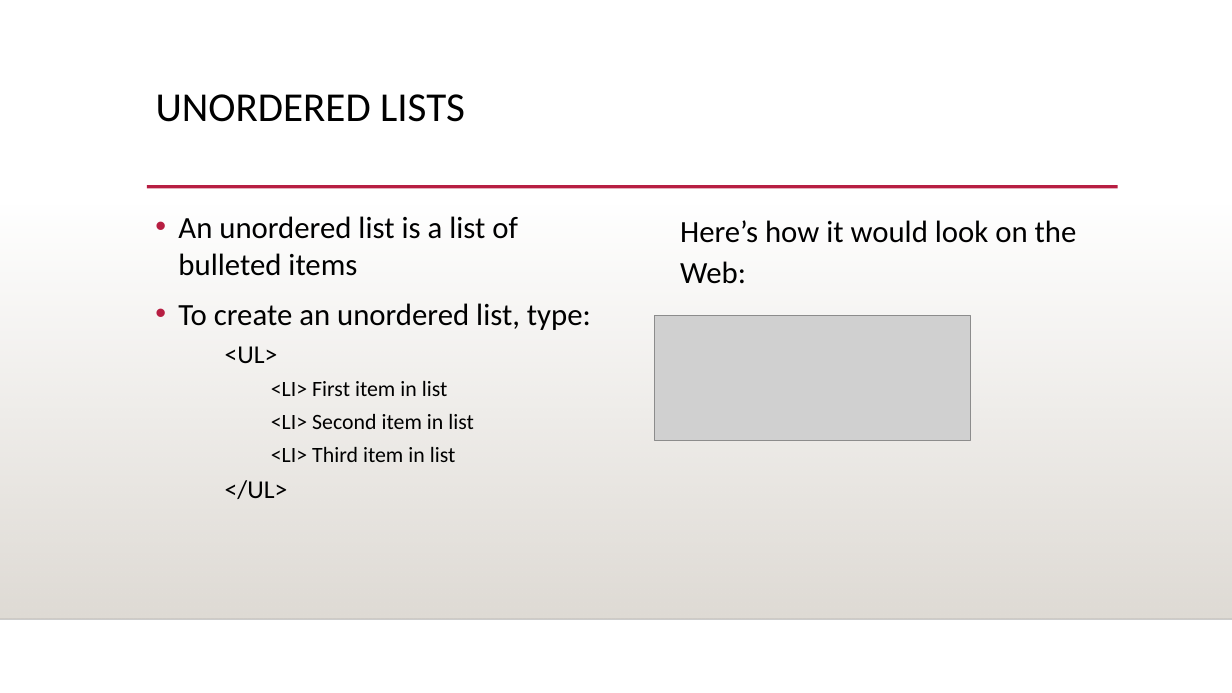
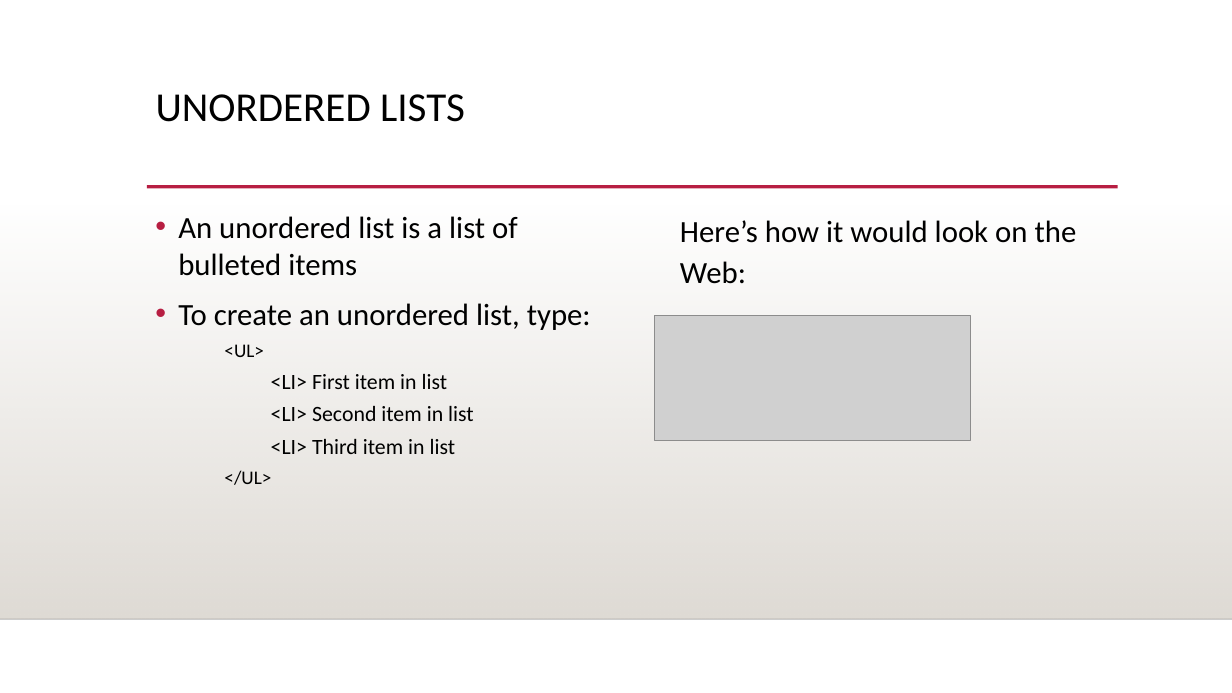
Before and after one commit to shubh2912/HTML_StudyMaterial, a slide deck: slide 32 of HTML_Basics.ppt. Drawn at 1232x693 pixels with LibreOffice and Linux fonts; fonts in the diff are those of the drawing; grey boxes stand for pictures; background and template pictures are left out. Boxes give left, top, right and bottom in pixels: in the first picture for what was removed or moved away, otherwise in the second. Text is boxed around its words. In the diff, an @@ line names an element or a change of style, - is before the commit and + after.

```diff
--- a/HTML_Basics.ppt
+++ b/HTML_Basics.ppt
@@ text at box(224, 344, 271, 485): size 20 to 15 pt in "<UL>", "</UL>" @@
```
Also in this commit, not shown: 4 other slides changed.
